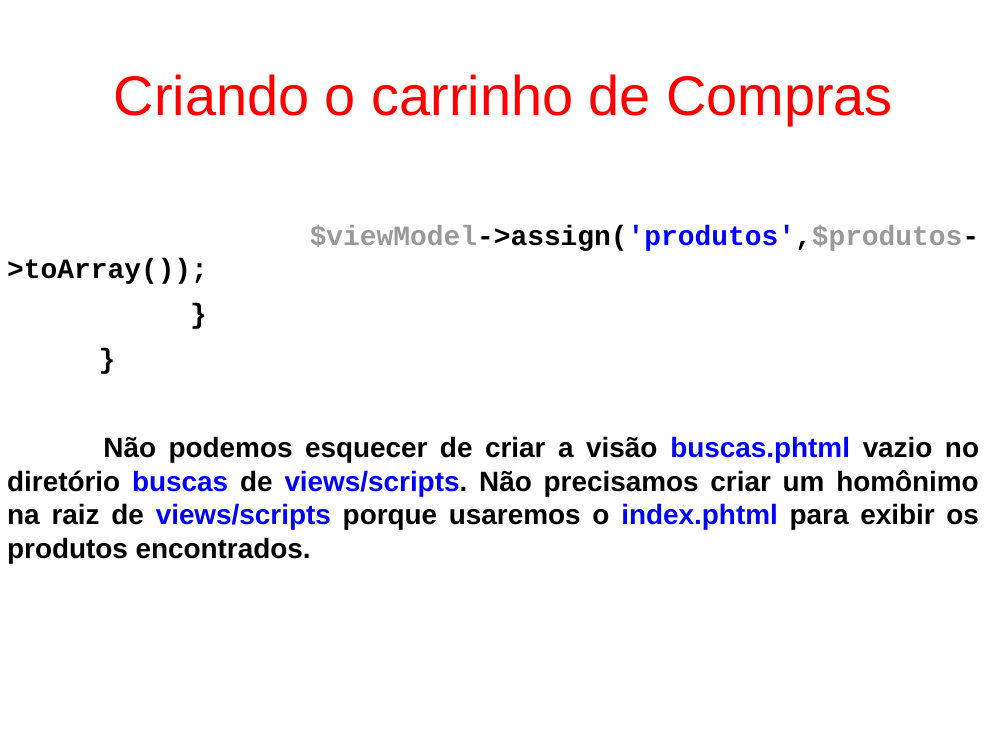
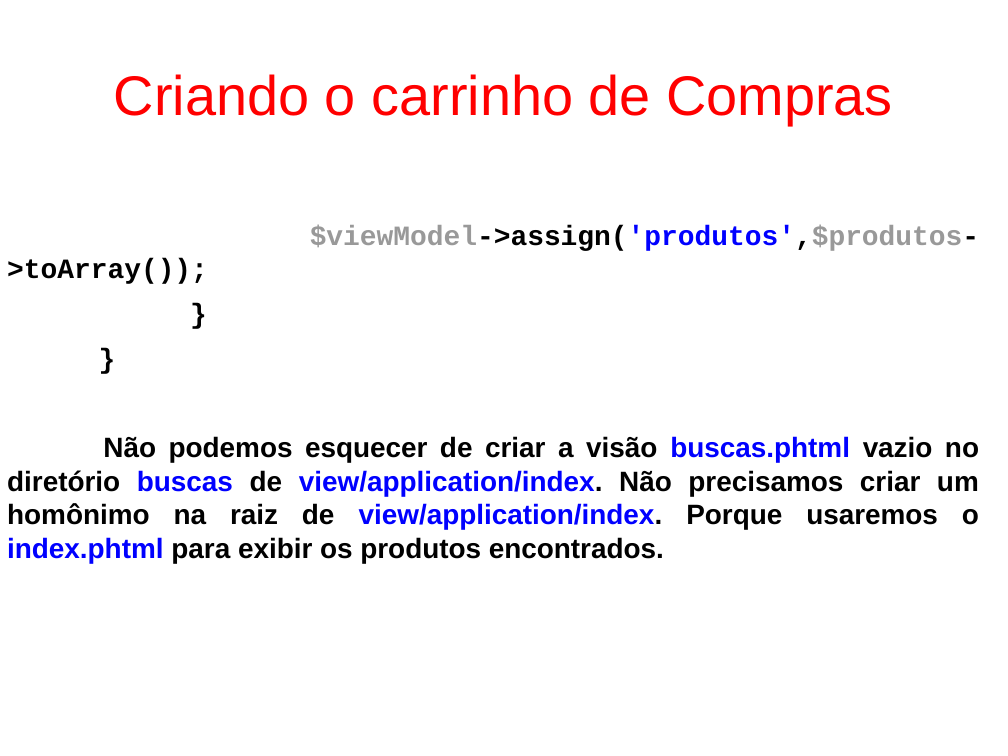
Before and after one commit to fgsl/lojasacme, a slide deck: slide 121 of docs/tutorial.odp. Drawn at 1008x756 pixels with LibreOffice and Linux fonts; fonts in the diff are those of the drawing. Boxes give left, top, right and bottom in pixels: in the first picture for what was removed or moved away, otherwise in the second. Text is boxed around its words. In the diff, an @@ line names an element or a change of style, - is before the commit and + after.

Commit message:
Implementar a busca de produtos #65

```diff
--- a/docs/tutorial.odp
+++ b/docs/tutorial.odp
@@ text at bbox=[7, 436, 979, 563]: text changed @@
-Não podemos esquecer de criar a visão buscas.phtml vazio no diretório buscas de views/scripts. Não precisamos criar um homônimo na raiz de views/scripts porque usaremos o index.phtml para exibir os produtos encontrados.
+Não podemos esquecer de criar a visão buscas.phtml vazio no diretório buscas de view/application/index. Não precisamos criar um homônimo na raiz de view/application/index. Porque usaremos o index.phtml para exibir os produtos encontrados.
```
Also in this commit, not shown: 3 other slides changed, 5 other files.
